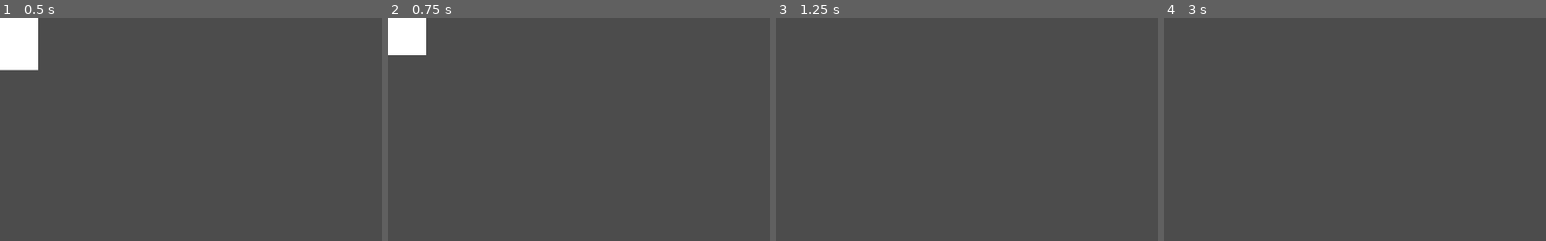
Above: before the commit, frames 1-4 (left to right).
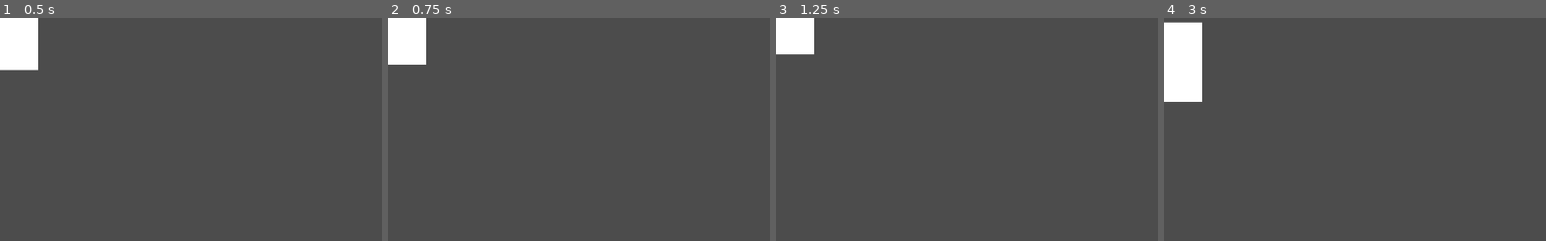
Above: after the commit, the same moments.

Repository: Radical-Pixel/freeFly
Game: Godot game, scene res://World.tscn
Two runs of this game, one before a commit and one after it. Both use one fixed random seed, a clock stepped at 60 frames per second and the inputs below.
Inputs:
- Up to frame 1 (0.5 s): no input
- Up to frame 2 (0.75 s): tap Enter at 0.5 s; tap Space (FLAP) at 0.6 s
- Up to frame 3 (1.25 s): tap Space (FLAP) at 0.77, 1.07 s
- Up to frame 4 (3 s): tap Space (FLAP) at 1.35, 1.52, 1.82, 2.1, 2.85 s
The pictures show only the part of the screen within x 0-50%, y 0-50%; the shares and areas given below are measured in that part.

Frame 1 is identical in both runs. In frame 2, 0.4% of the frame differs, in the area x 0-10%, y 16-21%; in frame 3, 1.7%; in frame 4, 3.6%, in the area x 0-10%, y 1-38%.

Commit message:
Refactor code

Diff:
--- a/Player.gd
+++ b/Player.gd
@@ -1,16 +1,11 @@
 extends KinematicBody2D
 
 const UP = Vector2(0,-1);
-const FLAP = 200
-const MAXFALLSPEED = 200
+const FLAP = 100
+const MAXFALLSPEED = 300
 const GARVITY = 10
 
 var motion = Vector2();
-
-
-# Called when the node enters the scene tree for the first time.
-func _ready():
-	pass # Replace with function body.
 
 
 func _physics_process(delta):
@@ -23,7 +18,3 @@
 		motion.y = -FLAP
 
 	motion = move_and_slide(motion,UP)
-
-# Called every frame. 'delta' is the elapsed time since the previous frame.
-#func _process(delta):
-#	pass
--- a/PlayerNode.tscn
+++ b/PlayerNode.tscn
@@ -1,7 +1,7 @@
 [gd_scene load_steps=5 format=2]
 
-[ext_resource path="res://whiteImage (2).PNG" type="Texture" id=1]
-[ext_resource path="res://Player.gd" type="Script" id=2]
+[ext_resource path="res://Player.gd" type="Script" id=1]
+[ext_resource path="res://whiteImage.PNG" type="Texture" id=2]
 
 [sub_resource type="RectangleShape2D" id=1]
 extents = Vector2( 52, 53 )
@@ -12,10 +12,11 @@
 [node name="PlayerNode" type="Node2D"]
 
 [node name="Player" type="KinematicBody2D" parent="."]
-script = ExtResource( 2 )
+script = ExtResource( 1 )
 
 [node name="Sprite" type="Sprite" parent="Player"]
-texture = ExtResource( 1 )
+scale = Vector2( 1.09574, 0.5 )
+texture = ExtResource( 2 )
 
 [node name="CollisionShape2D" type="CollisionShape2D" parent="Player"]
 shape = SubResource( 1 )
--- a/Walls.gd
+++ b/Walls.gd
@@ -2,9 +2,5 @@
 
 
 
-# Called when the node enters the scene tree for the first time.
-func _ready():
-	pass # Replace with function body.
-
 func _physics_process(delta):
 	position += Vector2(-2,0)
--- a/World.tscn
+++ b/World.tscn
@@ -1,35 +1,14 @@
-[gd_scene load_steps=6 format=2]
+[gd_scene load_steps=3 format=2]
 
-[ext_resource path="res://whiteImage.PNG" type="Texture" id=1]
+[ext_resource path="res://PlayerNode.tscn" type="PackedScene" id=1]
 [ext_resource path="res://WallNode.tscn" type="PackedScene" id=2]
-[ext_resource path="res://Player.gd" type="Script" id=3]
-
-[sub_resource type="RectangleShape2D" id=1]
-extents = Vector2( 52, 53 )
-
-[sub_resource type="RectangleShape2D" id=2]
-extents = Vector2( 53, 55 )
 
 [node name="World" type="Node2D"]
 
-[node name="PlayerNode" type="Node2D" parent="."]
-
-[node name="Player" type="KinematicBody2D" parent="PlayerNode"]
-script = ExtResource( 3 )
-
-[node name="Sprite" type="Sprite" parent="PlayerNode/Player"]
-scale = Vector2( 1.09574, 0.5 )
-texture = ExtResource( 1 )
-
-[node name="CollisionShape2D" type="CollisionShape2D" parent="PlayerNode/Player"]
-shape = SubResource( 1 )
-
-[node name="Detect" type="Area2D" parent="PlayerNode/Player"]
-
-[node name="CollisionShape2D" type="CollisionShape2D" parent="PlayerNode/Player/Detect"]
-shape = SubResource( 2 )
+[node name="PlayerNode" parent="." instance=ExtResource( 1 )]
 
 [node name="WallNode" parent="." instance=ExtResource( 2 )]
 
 [node name="Camera2D" type="Camera2D" parent="."]
+visible = false
 zoom = Vector2( 0.5, 0.5 )
